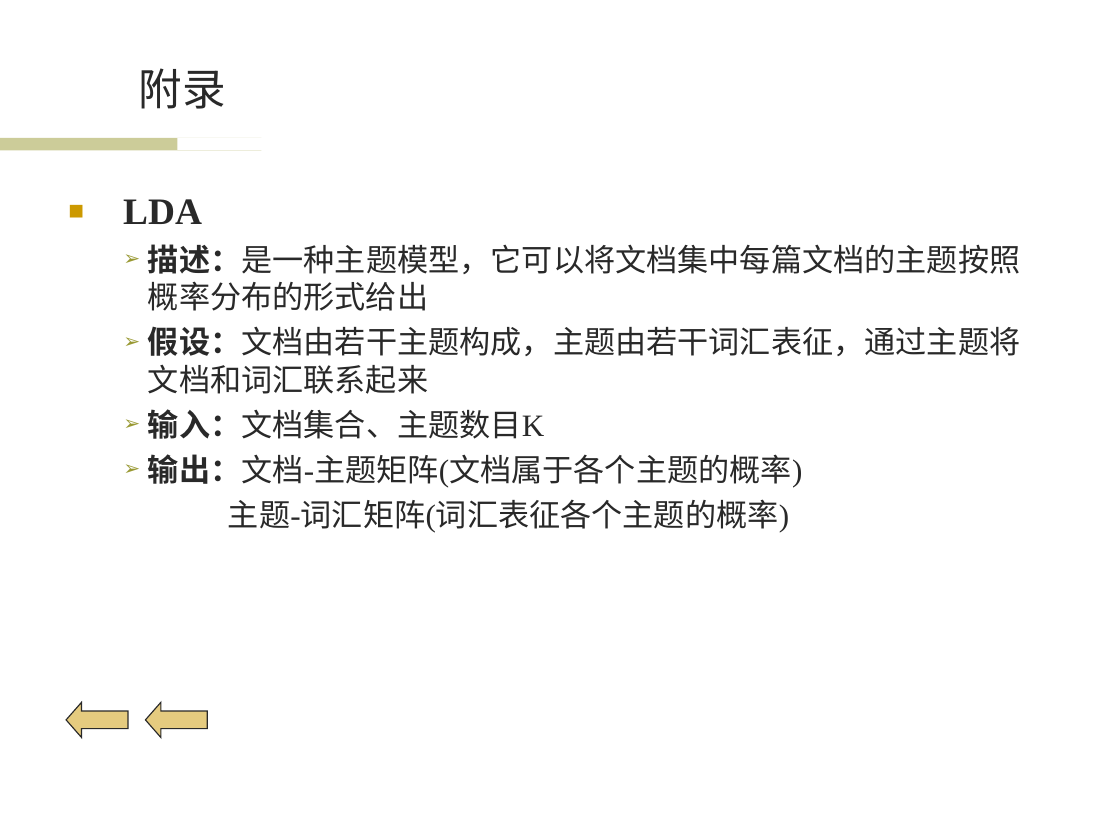
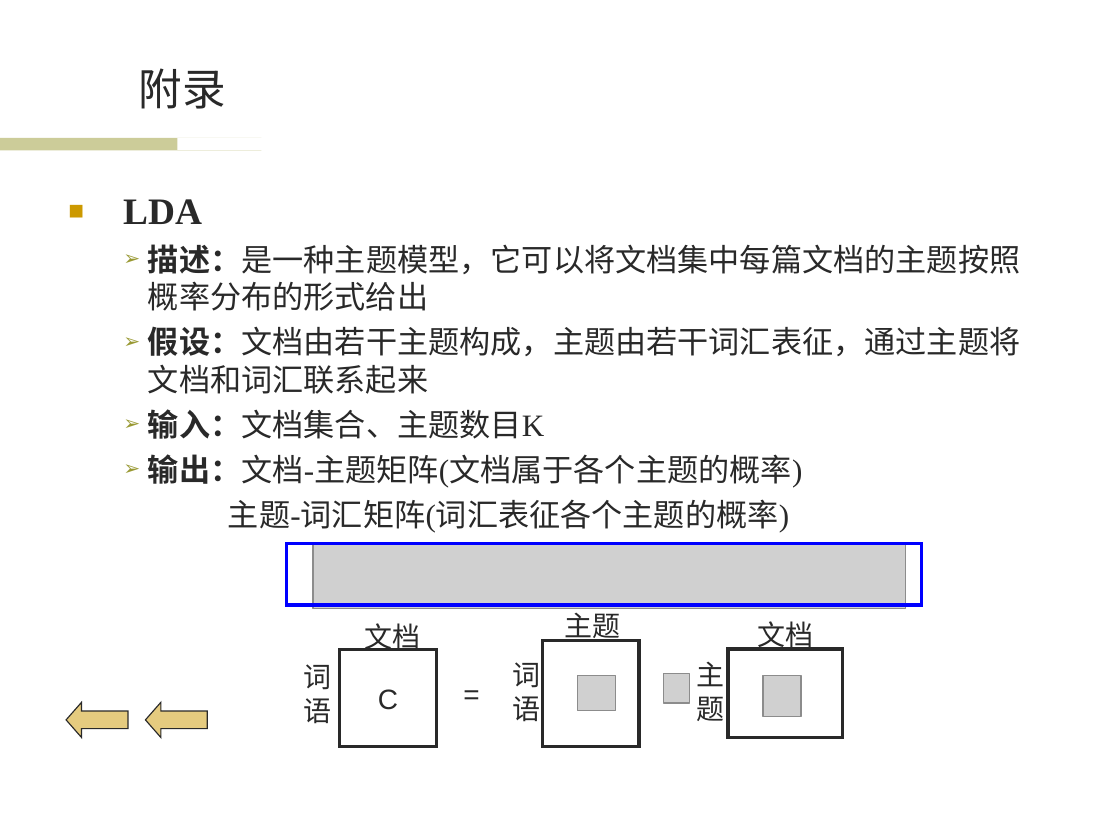
Before and after one commit to wwssttt/NJUThesis, a slide deck: slide 28 of ppt/一种基于时间序列分析的个性化音乐推荐系统及其实现.ppt. Drawn at 1120x840 pixels with LibreOffice and Linux fonts; fonts in the diff are those of the drawing; grey boxes stand for pictures; background and template pictures are left out. Boxes give left, top, right and bottom in pixels: in the first picture for what was removed or moved away, otherwise in the second. Text is boxed around its words. In the diff, an @@ line names an element or a change of style, - is before the commit and + after.

```diff
--- a/ppt/一种基于时间序列分析的个性化音乐推荐系统及其实现.ppt
+++ b/ppt/一种基于时间序列分析的个性化音乐推荐系统及其实现.ppt
@@ rectangle added at (287,543,922,605), outline #0000FF 2.24 pt @@
@@ picture added at (314,543,906,609) @@
@@ text added at (364,623,420,651), 18 pt, text #292929 @@
+文档
@@ text added at (565,608,621,642), 18 pt, text #292929 @@
+主题
@@ text added at (758,621,814,651), 18 pt, text #292929 @@
+文档
@@ rectangle added at (339,650,436,746), outline #292929 2.24 pt, 18 pt, text #292929 @@
+C
@@ rectangle added at (542,641,638,746), outline #292929 2.24 pt @@
@@ rectangle added at (728,650,843,738), outline #292929 2.24 pt @@
@@ text added at (303,664,331,724), 18 pt, text #292929 @@
+词
+语
@@ text added at (445,675,497,711), 18 pt, text #292929 @@
+=
@@ text added at (512,662,540,722), 18 pt, text #292929 @@
+词
+语
@@ picture added at (578,675,616,710) @@
@@ picture added at (663,674,690,703) @@
@@ text added at (697,662,725,721), 18 pt, text #292929 @@
+主
+题
@@ picture added at (763,675,801,717) @@
```
Also in this commit, not shown: 1 other file.
